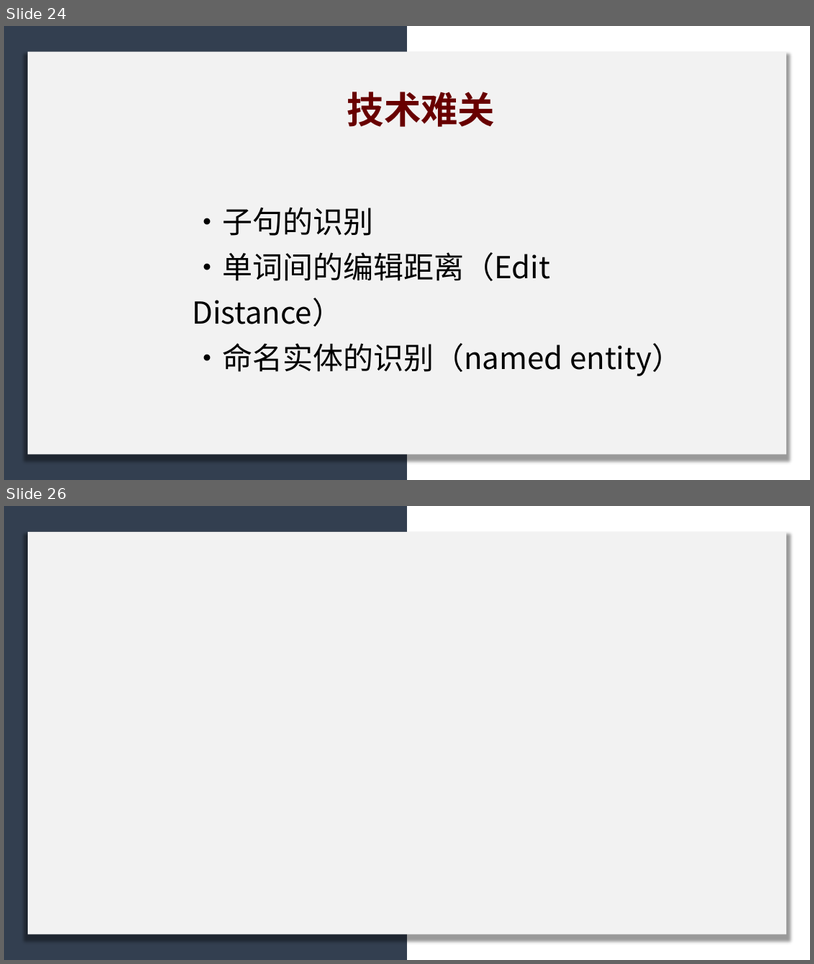
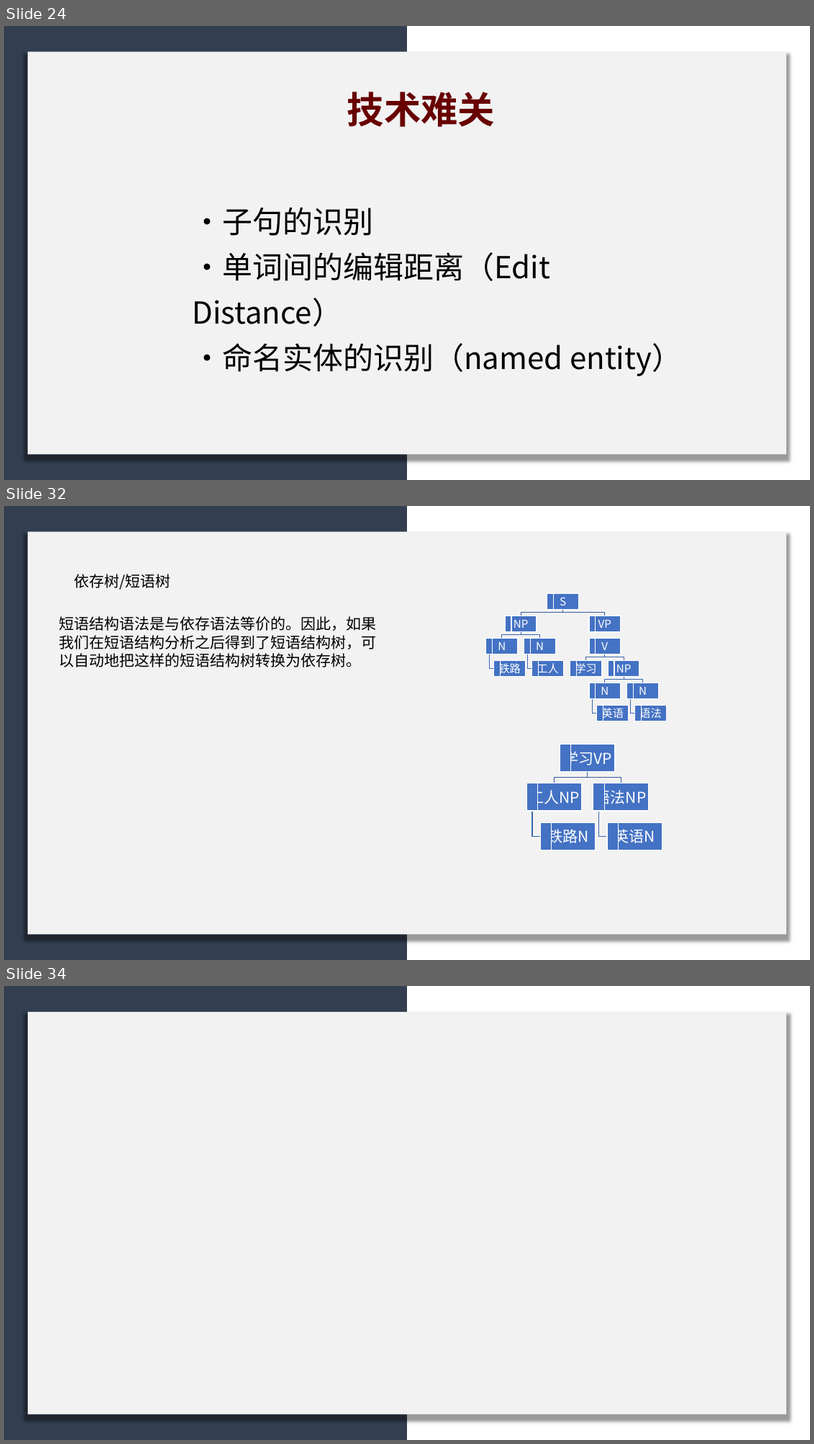
Before and after one commit to licheng0573/RosettaStone, a slide deck: 二组展示_10_24.pptx. Shown one above the other, each under a label of ours: slides 24 and 26 before the commit, slides 24, 32 and 34 after it; the slides between them are not shown. The pictures are 814x964 and 814x1444 pixels, drawn with LibreOffice and Linux fonts; fonts in the diff are those of the drawing. Boxes give left, top, right and bottom in pixels: in the first picture for what was removed or moved away, otherwise in the second. Text is boxed around its words. In the diff, an @@ line names an element or a change of style, - is before the commit and + after.

```diff
--- a/二组展示_10_24.pptx
+++ b/二组展示_10_24.pptx
@@ slide 32 added at [4,506,810,960], background #FFFFFF @@
@@ rectangle added at [4,506,407,960], fill #333F50 @@
@@ rectangle added at [28,531,787,934], fill #F2F2F2 @@
@@ text added at [75,574,171,590], 18 pt, text #000000 @@
+依存树/短语树
@@ text added at [59,616,377,667], 18 pt, text #000000 @@
+短语结构语法是与依存语法等价的。因此，如果我们在短语结构分析之后得到了短语结构树，可以自动地把这样的短语结构树转换为依存树。
@@ group added at [486,594,667,721]: 28 rectangles, 14 texts, 13 freeform shapes @@
+S
+NP
+N
+铁路
+N
+工人
+VP
+V
+学习
+NP
+N
+英语
+N
+语法
@@ group added at [527,744,663,850]: 10 rectangles, 5 texts, 4 freeform shapes @@
+学习VP
+工人NP
+铁路N
+语法NP
+英语N
@@ what was slide 26 is now slide 34 @@
```
Also in this commit, not shown: 2 slides changed, 6 other slides added.
